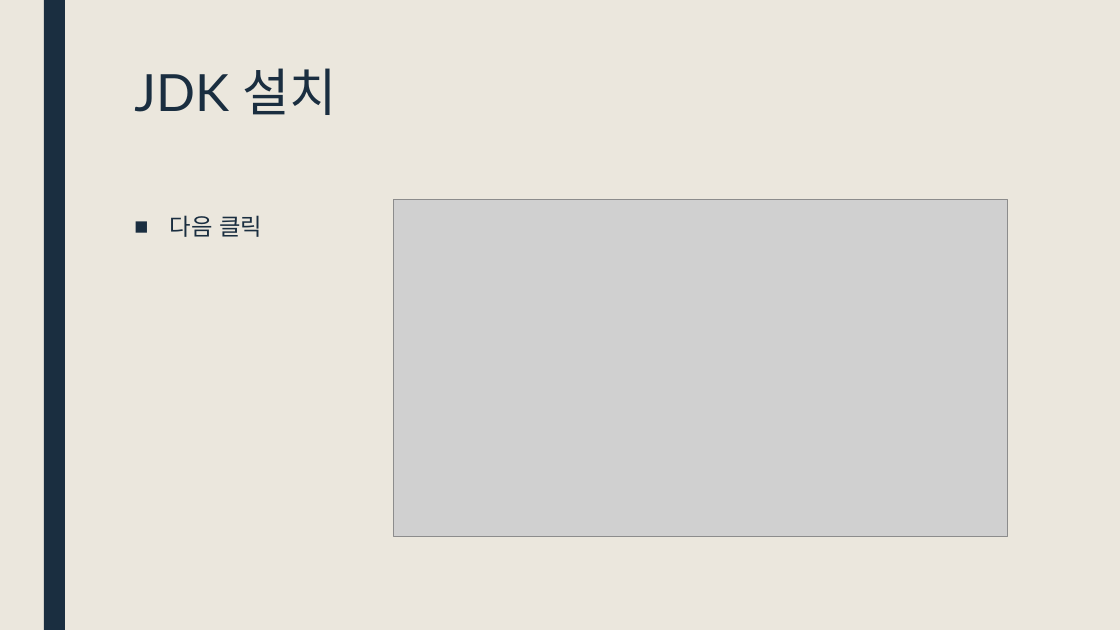
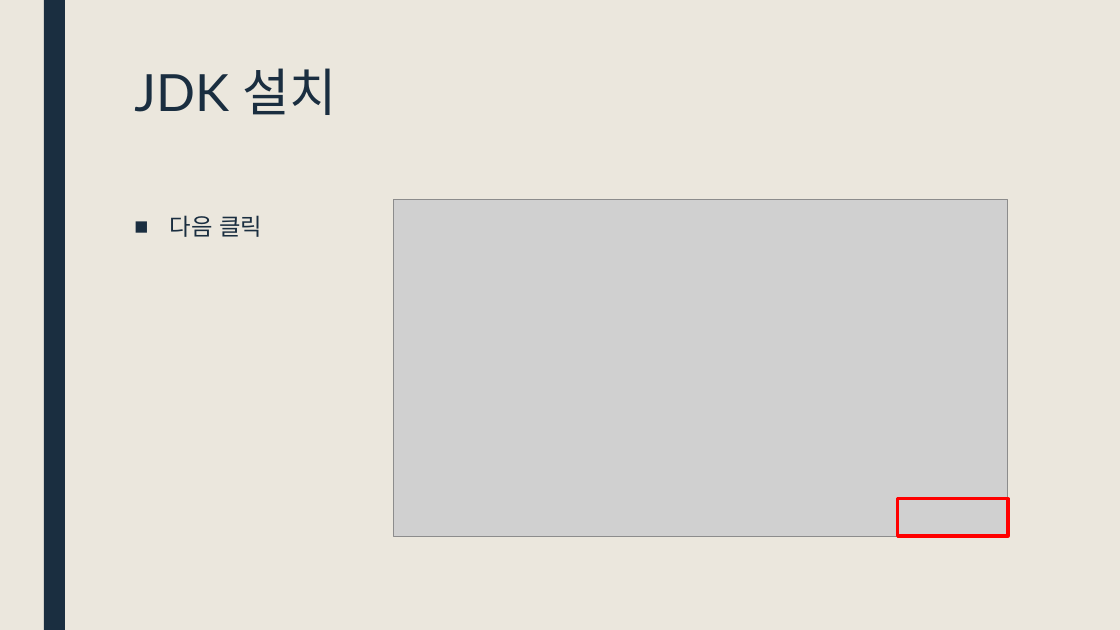
Before and after one commit to DongJoonLeeDJ/AI_305_7_20220627, a slide deck: slide 5 of djJava/자바 환경 설정.pptx. Drawn at 1120x630 pixels with LibreOffice and Linux fonts; fonts in the diff are those of the drawing; grey boxes stand for pictures. Boxes give left, top, right and bottom in pixels: in the first picture for what was removed or moved away, otherwise in the second. Text is boxed around its words. In the diff, an @@ line names an element or a change of style, - is before the commit and + after.

```diff
--- a/djJava/자바 환경 설정.pptx
+++ b/djJava/자바 환경 설정.pptx
@@ rectangle added at bbox=[898, 499, 1008, 536], outline #FF0000 2.75 pt @@
```
Also in this commit, not shown: 7 other slides changed, 3 slides added.
